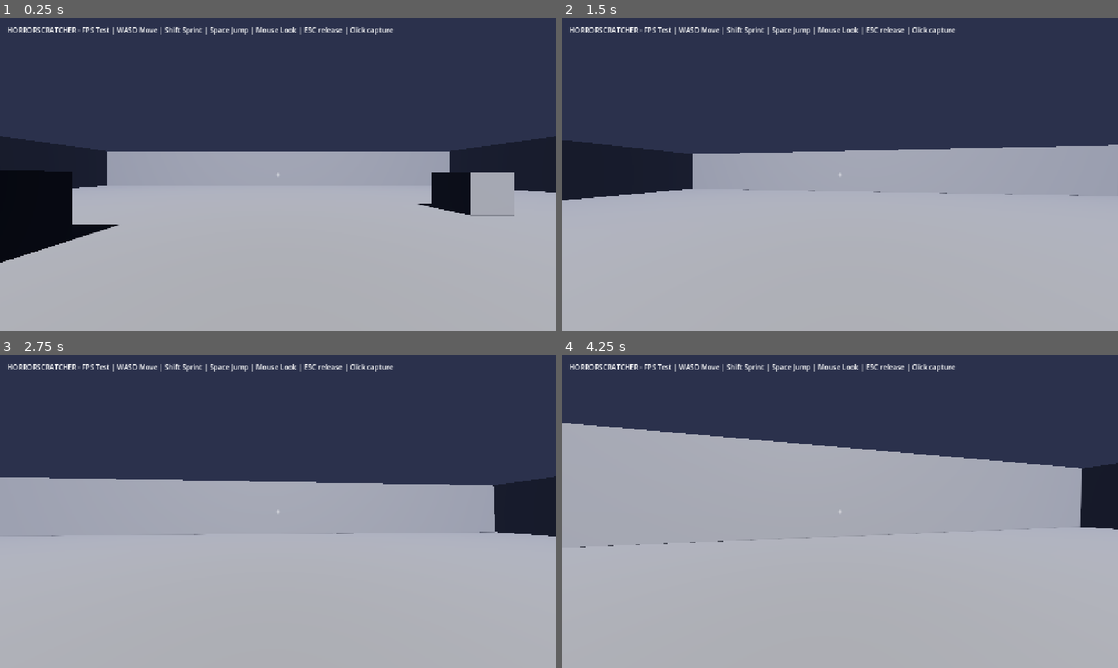
Above: before the commit, frames 1-4 (two rows, left to right).
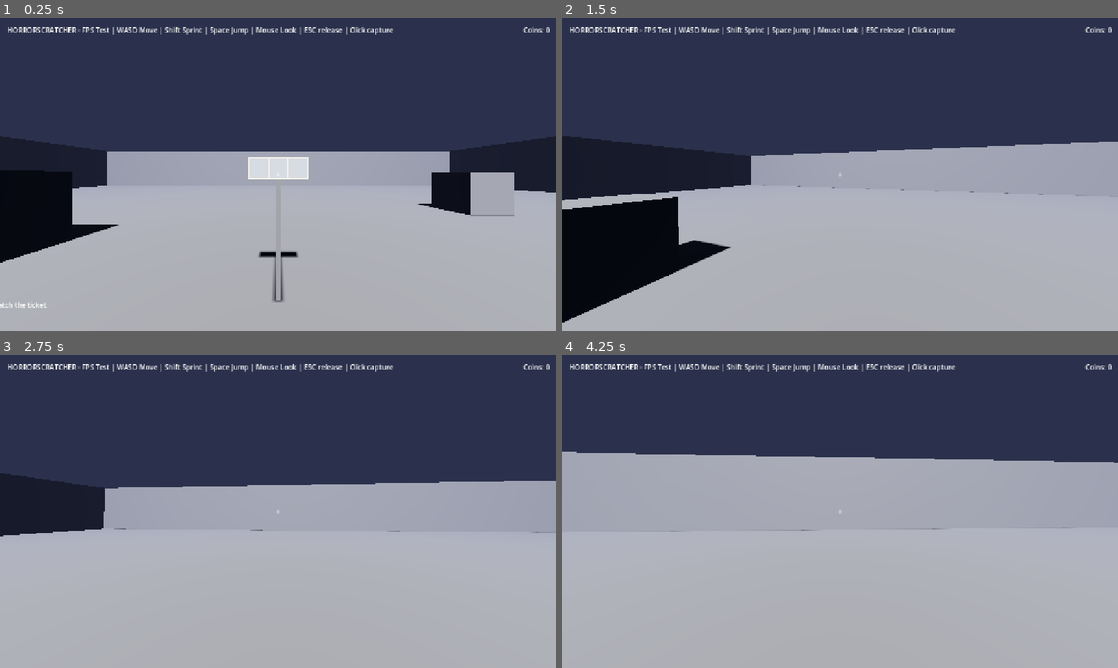
Above: after the commit, the same moments.

Repository: MedianHansen/horrorscratcher
Game: Godot game, scene res://scenes/main.tscn
The game is run twice, just before and just after one commit, with the same random seed, the same clock (stepped at 60 frames per second) and the same inputs.
Inputs (mouse positions are in pixels of both pictures, inside the frame that each line leads up to):
- Up to frame 1 (0.25 s): no input
- Up to frame 2 (1.5 s): tap E (interact, bound only after the commit) at 0.5, 0.6 s; move the mouse to (867, 174) at 0.52 s; hold Up (move_forward) from 0.53 s (still down); click (867, 174) at 0.67 s; tap Space (jump) at 0.77 s; move the mouse to (812, 174) at 1.27 s; tap Shift (sprint) at 1.35 s; click (812, 174) at 1.42 s
- Up to frame 3 (2.75 s): keep holding Up (move_forward); tap Space (jump) at 1.52 s; tap E (interact, bound only after the commit) at 1.55, 2.1 s; move the mouse to (289, 505) at 2.02 s; click (289, 505) at 2.17 s
- Up to frame 4 (4.25 s): keep holding Up (move_forward); move the mouse to (834, 517) at 2.77 s; tap E (interact, bound only after the commit) at 2.85, 3.8 s; click (834, 517) at 2.92 s; tap Space (jump) at 3.02, 3.77 s; move the mouse to (878, 514) at 3.52 s; hold Shift (sprint) from 3.53 s (still down); click (878, 514) at 3.67 s; tap Escape at 4.15 s

The runs differ from the first frame. In frame 1, 1.2% of the frame differs, in the area x 0-99%, y 2-93%; in frame 2, 8.8%, in the area x 0-100%, y 2-98%; in frame 3, 6.3%; in frame 4, 5.3%.

Commit message:
Add in-world scratch-off ticket with per-cell foil health
- ScratchTicket node: 3 panels on a SubViewport quad in the 3D world
- Scratch via mouse ray, per-cell health worn down by distance-travelled damage
- E to focus/scratch, ESC/E to exit; player input locks while focused
- Player scratch_damage, coins stat and HUD (coins + interact prompt)
- Prizes: coins or nothing, revealed at 85% cleared

Diff:
--- a/project.godot
+++ b/project.godot
@@ -65,6 +65,11 @@
 "events": [Object(InputEventKey,"resource_local_to_scene":false,"resource_name":"","device":0,"window_id":0,"alt_presse …(194 unchanged characters)…
 ]
 }
+interact={
+"deadzone": 0.5,
+"events": [Object(InputEventKey,"resource_local_to_scene":false,"resource_name":"","device":0,"window_id":0,"alt_pressed":false,"shift_pressed":false,"ctrl_pressed":false,"meta_pressed":false,"pressed":false,"keycode":0,"physical_keycode":69,"key_label":0,"unicode":101,"location":0,"echo":false,"script":null)
+]
+}
 ui_cancel={
 "deadzone": 0.5,
 "events": [Object(InputEventKey,"resource_local_to_scene":false,"resource_name":"","device":0,"window_id":0,"alt_presse …(194 unchanged characters)…
--- a/scenes/main.tscn
+++ b/scenes/main.tscn
@@ -1,7 +1,8 @@
-[gd_scene load_steps=8 format=3 uid="uid://c6k8p2q1x9r4a"]
+[gd_scene load_steps=10 format=3 uid="uid://c6k8p2q1x9r4a"]
 
 [ext_resource type="Script" path="res://scripts/player.gd" id="1_player"]
 [ext_resource type="Environment" path="res://default_env.tres" id="2_env"]
+[ext_resource type="PackedScene" uid="uid://c1s2t3k4t5c6k7t" path="res://scenes/scratch_ticket.tscn" id="6_ticket"]
 
 [sub_resource type="BoxMesh" id="1_floor_mesh"]
 size = Vector3(60, 1, 60)
@@ -24,6 +25,9 @@
 
 [sub_resource type="BoxShape3D" id="5_box_shape"]
 size = Vector3(2, 2, 2)
+
+[sub_resource type="BoxMesh" id="6_post_mesh"]
+size = Vector3(0.08, 2.0, 0.08)
 
 [node name="Main" type="Node3D"]
 
@@ -107,6 +111,16 @@
 [node name="CollisionShape3D" type="CollisionShape3D" parent="Obstacle3"]
 shape = SubResource("5_box_shape")
 
+[node name="TicketStand" type="Node3D" parent="."]
+transform = Transform3D(1, 0, 0, 0, 1, 0, 0, 0, 1, 0, 0, -2.6)
+
+[node name="Post" type="MeshInstance3D" parent="TicketStand"]
+transform = Transform3D(1, 0, 0, 0, 1, 0, 0, 0, 1, 0, 1.0, -0.02)
+mesh = SubResource("6_post_mesh")
+
+[node name="ScratchTicket" parent="TicketStand" instance=ExtResource("6_ticket")]
+transform = Transform3D(1, 0, 0, 0, 1, 0, 0, 0, 1, 0, 2.0, 0.03)
+
 [node name="Player" type="CharacterBody3D" parent="."]
 transform = Transform3D(1, 0, 0, 0, 1, 0, 0, 0, 1, 0, 1.5, 0)
 script = ExtResource("1_player")
@@ -128,6 +142,29 @@
 offset_bottom = 64.0
 text = "HORRORSCRATCHER - FPS Test | WASD Move | Shift Sprint | Space Jump | Mouse Look | ESC release | Click capture"
 horizontal_alignment = 0
+mouse_filter = 2
+
+[node name="Coins" type="Label" parent="UI"]
+anchors_preset = 1
+anchor_left = 1.0
+anchor_right = 1.0
+offset_left = -220.0
+offset_top = 16.0
+offset_right = -16.0
+offset_bottom = 48.0
+text = "Coins: 0"
+horizontal_alignment = 2
+mouse_filter = 2
+
+[node name="Prompt" type="Label" parent="UI"]
+anchor_top = 1.0
+anchor_bottom = 1.0
+offset_left = -320.0
+offset_top = -72.0
+offset_right = 320.0
+offset_bottom = -36.0
+horizontal_alignment = 1
+mouse_filter = 2
 
 [node name="Crosshair" type="Label" parent="UI"]
 anchors_preset = 4
@@ -141,3 +178,4 @@
 offset_bottom = 12.0
 text = "+"
 horizontal_alignment = 1
+mouse_filter = 2
--- /dev/null
+++ b/scenes/scratch_ticket.tscn
@@ -0,0 +1,27 @@
+[gd_scene load_steps=4 format=3 uid="uid://c1s2t3k4t5c6k7t"]
+
+[ext_resource type="Script" path="res://scripts/scratch_ticket.gd" id="1_scratch"]
+
+[sub_resource type="QuadMesh" id="QuadMesh_ticket"]
+size = Vector2(0.9, 0.34)
+
+[sub_resource type="BoxShape3D" id="BoxShape_ticket"]
+size = Vector3(0.9, 0.34, 0.02)
+
+[node name="ScratchTicket" type="Node3D"]
+script = ExtResource("1_scratch")
+
+[node name="Mesh" type="MeshInstance3D" parent="."]
+mesh = SubResource("QuadMesh_ticket")
+
+[node name="Body" type="StaticBody3D" parent="."]
+
+[node name="CollisionShape3D" type="CollisionShape3D" parent="Body"]
+shape = SubResource("BoxShape_ticket")
+
+[node name="SubViewport" type="SubViewport" parent="."]
+size = Vector2i(900, 320)
+disable_3d = true
+transparent_bg = false
+render_target_update_mode = 4
+handle_input_locally = false
--- a/scripts/player.gd
+++ b/scripts/player.gd
@@ -8,20 +8,49 @@
 @export var sprint_speed: float = 7.0
 @export var jump_velocity: float = 4.5
 @export var gravity: float = 9.8
+@export var scratch_damage: float = 2.0
 
 var yaw: float = 0.0
 var pitch: float = 0.0
+var coins: int = 0
+var input_locked: bool = false
 const PITCH_LIMIT := deg_to_rad(88)
 
 @onready var cam: Camera3D = $Camera3D
+var _coins_label: Label
+var _prompt_label: Label
 
 func _ready() -> void:
+	add_to_group("player")
 	Input.set_mouse_mode(Input.MOUSE_MODE_CAPTURED)
 	# start looking slightly down the corridor
 	yaw = rotation.y
 	pitch = cam.rotation.x
+	_coins_label = get_node_or_null("../UI/Coins")
+	_prompt_label = get_node_or_null("../UI/Prompt")
+	_update_coins_label()
+
+func set_input_locked(value: bool) -> void:
+	input_locked = value
+	if value:
+		velocity = Vector3.ZERO
+		show_prompt("")
+
+func show_prompt(text: String) -> void:
+	if _prompt_label:
+		_prompt_label.text = text
+
+func add_coins(amount: int) -> void:
+	coins += amount
+	_update_coins_label()
+
+func _update_coins_label() -> void:
+	if _coins_label:
+		_coins_label.text = "Coins: %d" % coins
 
 func _unhandled_input(event: InputEvent) -> void:
+	if input_locked:
+		return
 	if event is InputEventMouseMotion and Input.get_mouse_mode() == Input.MOUSE_MODE_CAPTURED:
 		yaw -= event.relative.x * mouse_sensitivity
 		pitch -= event.relative.y * mouse_sensitivity
@@ -41,6 +70,14 @@
 			Input.set_mouse_mode(Input.MOUSE_MODE_CAPTURED)
 
 func _physics_process(delta: float) -> void:
+	if input_locked:
+		if not is_on_floor():
+			velocity.y -= gravity * delta
+		velocity.x = 0.0
+		velocity.z = 0.0
+		move_and_slide()
+		return
+
 	# gravity
 	if not is_on_floor():
 		velocity.y -= gravity * delta
--- /dev/null
+++ b/scripts/scratch_ticket.gd
@@ -0,0 +1,375 @@
+extends Node3D
+
+signal panel_revealed(index: int, prize: Dictionary)
+
+@export_range(1.0, 1000.0, 1.0) var scratch_hardness: float = 50.0
+@export_range(0.5, 32.0, 0.5) var brush_radius_cells: float = 7.0
+@export_range(0.1, 1.0, 0.01) var reveal_threshold: float = 0.85
+@export var interact_range: float = 3.5
+@export var focus_distance: float = 0.65
+@export_range(0.0, 1.0, 0.01) var coin_chance: float = 0.5
+@export_range(0.1, 1.0, 0.05) var grid_scale: float = 0.5
+
+const VIEWPORT_SIZE := Vector2i(900, 320)
+const PANEL_COUNT := 3
+const MARGIN := 18.0
+const GAP := 18.0
+const FOIL_COLOR := Color(0.74, 0.76, 0.80)
+const COIN_AMOUNTS := [5, 10, 15, 25]
+
+var _focused := false
+var _scratching := false
+var _interact_cooldown := 0.0
+var _last_hit := Vector2(-1.0, -1.0)
+var _last_panel := -1
+
+var _ticket_size := Vector2(0.9, 0.34)
+var _panels: Array = []
+var _prize_labels: Array = []
+
+var _cam: Camera3D
+var _saved_cam := Transform3D()
+var _player: Node
+
+@onready var _mesh: MeshInstance3D = $Mesh
+@onready var _body: StaticBody3D = $Body
+@onready var _sub: SubViewport = $SubViewport
+
+
+func _ready() -> void:
+	randomize()
+	var quad := _mesh.mesh as QuadMesh
+	if quad:
+		_ticket_size = quad.size
+	_sub.size = VIEWPORT_SIZE
+	_build_viewport_ui()
+	_setup_material()
+	_roll_prizes()
+	_player = get_tree().get_first_node_in_group("player")
+
+
+func _setup_material() -> void:
+	var mat := StandardMaterial3D.new()
+	mat.shading_mode = BaseMaterial3D.SHADING_MODE_UNSHADED
+	mat.albedo_texture = _sub.get_texture()
+	mat.texture_filter = BaseMaterial3D.TEXTURE_FILTER_LINEAR
+	_mesh.material_override = mat
+
+
+func _build_viewport_ui() -> void:
+	var root := Control.new()
+	root.mouse_filter = Control.MOUSE_FILTER_IGNORE
+	root.set_anchors_preset(Control.PRESET_FULL_RECT)
+	_sub.add_child(root)
+
+	var paper := ColorRect.new()
+	paper.color = Color(0.93, 0.91, 0.84)
+	paper.size = Vector2(VIEWPORT_SIZE)
+	paper.mouse_filter = Control.MOUSE_FILTER_IGNORE
+	root.add_child(paper)
+
+	var panel_w := (float(VIEWPORT_SIZE.x) - MARGIN * 2.0 - GAP * float(PANEL_COUNT - 1)) / float(PANEL_COUNT)
+	var panel_h := float(VIEWPORT_SIZE.y) - MARGIN * 2.0
+
+	for i in range(PANEL_COUNT):
+		var rect := Rect2(Vector2(MARGIN + float(i) * (panel_w + GAP), MARGIN), Vector2(panel_w, panel_h))
+
+		var bg := ColorRect.new()
+		bg.color = Color(0.99, 0.98, 0.95)
+		bg.position = rect.position
+		bg.size = rect.size
+		bg.mouse_filter = Control.MOUSE_FILTER_IGNORE
+		root.add_child(bg)
+
+		var label := Label.new()
+		label.position = rect.position
+		label.size = rect.size
+		label.horizontal_alignment = HORIZONTAL_ALIGNMENT_CENTER
+		label.vertical_alignment = VERTICAL_ALIGNMENT_CENTER
+		label.autowrap_mode = TextServer.AUTOWRAP_WORD_SMART
+		label.add_theme_font_size_override("font_size", 44)
+		label.mouse_filter = Control.MOUSE_FILTER_IGNORE
+		root.add_child(label)
+		_prize_labels.append(label)
+
+		var grid_w := maxi(1, int(rect.size.x * grid_scale))
+		var grid_h := maxi(1, int(rect.size.y * grid_scale))
+		var img := _make_foil_image(grid_w, grid_h)
+		var tex := ImageTexture.create_from_image(img)
+		var foil := TextureRect.new()
+		foil.texture = tex
+		foil.position = rect.position
+		foil.size = rect.size
+		foil.expand_mode = TextureRect.EXPAND_IGNORE_SIZE
+		foil.stretch_mode = TextureRect.STRETCH_SCALE
+		foil.texture_filter = CanvasItem.TEXTURE_FILTER_LINEAR
+		foil.mouse_filter = Control.MOUSE_FILTER_IGNORE
+		root.add_child(foil)
+
+		var health := PackedFloat32Array()
+		health.resize(grid_w * grid_h)
+		health.fill(scratch_hardness)
+
+		_panels.append({
+			"rect": rect,
+			"grid_w": grid_w,
+			"grid_h": grid_h,
+			"health": health,
+			"image": img,
+			"texture": tex,
+			"cleared": 0,
+			"revealed": false,
+			"dirty": false,
+			"dirty_indices": PackedInt32Array(),
+			"prize": {},
+		})
+
+
+func _make_foil_image(grid_w: int, grid_h: int) -> Image:
+	var img := Image.create_empty(grid_w, grid_h, false, Image.FORMAT_RGBA8)
+	img.fill(Color(FOIL_COLOR.r, FOIL_COLOR.g, FOIL_COLOR.b, 1.0))
+	return img
+
+
+func _roll_prizes() -> void:
+	for i in range(_panels.size()):
+		var prize: Dictionary
+		if randf() < coin_chance:
+			prize = {"type": "coins", "amount": COIN_AMOUNTS[randi() % COIN_AMOUNTS.size()]}
+		else:
+			prize = {"type": "nothing", "amount": 0}
+		_panels[i]["prize"] = prize
+
+
+func _process(delta: float) -> void:
+	if _interact_cooldown > 0.0:
+		_interact_cooldown -= delta
+
+	_flush_dirty()
+
+	if _focused:
+		return
+
+	if _player == null:
+		_player = get_tree().get_first_node_in_group("player")
+
+	var looking := _is_looking_at_ticket()
+	var prompt := "Press E to scratch the ticket" if looking else ""
+	if _player and _player.has_method("show_prompt"):
+		_player.show_prompt(prompt)
+	if looking and _interact_cooldown <= 0.0 and Input.is_action_just_pressed("interact"):
+		_enter_focus()
+
+
+func _flush_dirty() -> void:
+	for i in range(_panels.size()):
+		var p: Dictionary = _panels[i]
+		if not p["dirty"]:
+			continue
+		var img: Image = p["image"]
+		var health: PackedFloat32Array = p["health"]
+		var grid_w: int = p["grid_w"]
+		for idx in p["dirty_indices"]:
+			var a := clampf(health[idx] / scratch_hardness, 0.0, 1.0)
+			img.set_pixel(idx % grid_w, idx / grid_w, Color(FOIL_COLOR.r, FOIL_COLOR.g, FOIL_COLOR.b, a))
+		p["texture"].update(img)
+		p["dirty"] = false
+		p["dirty_indices"] = PackedInt32Array()
+
+
+func _is_looking_at_ticket() -> bool:
+	var cam := get_viewport().get_camera_3d()
+	if cam == null:
+		return false
+	var space := get_world_3d().direct_space_state
+	var from := cam.global_position
+	var to := from - cam.global_transform.basis.z * interact_range
+	var query := PhysicsRayQueryParameters3D.create(from, to)
+	if _player is CollisionObject3D:
+		query.exclude = [(_player as CollisionObject3D).get_rid()]
+	var hit := space.intersect_ray(query)
+	return hit.has("collider") and hit["collider"] == _body
+
+
+func _enter_focus() -> void:
+	if _focused:
+		return
+	_cam = get_viewport().get_camera_3d()
+	if _cam == null:
+		return
+	_focused = true
+	_saved_cam = _cam.global_transform
+	var normal := global_transform.basis.z.normalized()
+	var cam_pos := global_position + normal * focus_distance
+	var target := Transform3D(Basis(), cam_pos)
+	target = target.looking_at(global_position, Vector3.UP)
+	_cam.global_transform = target
+	Input.set_mouse_mode(Input.MOUSE_MODE_VISIBLE)
+	if _player and _player.has_method("set_input_locked"):
+		_player.set_input_locked(true)
+	if _player and _player.has_method("show_prompt"):
+		_player.show_prompt("Hold left mouse and scrub - ESC or E to exit")
+
+
+func _exit_focus() -> void:
+	if not _focused:
+		return
+	_focused = false
+	_scratching = false
+	_interact_cooldown = 0.2
+	_last_panel = -1
+	if _cam:
+		_cam.global_transform = _saved_cam
+	Input.set_mouse_mode(Input.MOUSE_MODE_CAPTURED)
+	if _player and _player.has_method("set_input_locked"):
+		_player.set_input_locked(false)
+
+
+func _input(event: InputEvent) -> void:
+	if not _focused:
+		return
+
+	if event is InputEventKey and event.pressed and not event.echo:
+		if event.keycode == KEY_ESCAPE or event.keycode == KEY_E:
+			_exit_focus()
+			get_viewport().set_input_as_handled()
+			return
+
+	if event is InputEventMouseButton and event.button_index == MOUSE_BUTTON_LEFT:
+		_scratching = event.pressed
+		_last_hit = Vector2(-1.0, -1.0)
+		_last_panel = -1
+		get_viewport().set_input_as_handled()
+	elif event is InputEventMouseMotion and _scratching:
+		_scratch_at(event.position)
+		get_viewport().set_input_as_handled()
+
+
+func _scratch_at(screen_pos: Vector2) -> void:
+	var cam := get_viewport().get_camera_3d()
+	if cam == null:
+		return
+	var origin := cam.project_ray_origin(screen_pos)
+	var dir := cam.project_ray_normal(screen_pos)
+	var plane := Plane(global_transform.basis.z.normalized(), global_position)
+	var hit = plane.intersects_ray(origin, dir)
+	if hit == null:
+		_last_panel = -1
+		_last_hit = Vector2(-1.0, -1.0)
+		return
+
+	var local: Vector3 = to_local(hit)
+	var uv := Vector2(
+		(local.x + _ticket_size.x * 0.5) / _ticket_size.x,
+		1.0 - (local.y + _ticket_size.y * 0.5) / _ticket_size.y
+	)
+	if uv.x < 0.0 or uv.x > 1.0 or uv.y < 0.0 or uv.y > 1.0:
+		return
+
+	var px := uv.x * float(VIEWPORT_SIZE.x)
+	var py := uv.y * float(VIEWPORT_SIZE.y)
+
+	for i in range(_panels.size()):
+		var p: Dictionary = _panels[i]
+		var rect: Rect2 = p["rect"]
+		if not rect.has_point(Vector2(px, py)):
+			continue
+		var grid_w: int = p["grid_w"]
+		var grid_h: int = p["grid_h"]
+		var cx := clampi(int((px - rect.position.x) / rect.size.x * float(grid_w)), 0, grid_w - 1)
+		var cy := clampi(int((py - rect.position.y) / rect.size.y * float(grid_h)), 0, grid_h - 1)
+		var cur := Vector2(cx, cy)
+		if _last_panel != i or _last_hit.x < 0.0:
+			_last_panel = i
+			_last_hit = cur
+			return
+		var distance := (_last_hit - cur).length()
+		_last_hit = cur
+		if distance <= 0.0 or distance > 64.0:
+			return
+		_apply_scratch(i, cx, cy, distance)
+		return
+
+	_last_panel = -1
+	_last_hit = Vector2(-1.0, -1.0)
+
+
+func _apply_scratch(panel_index: int, cx: int, cy: int, distance: float) -> void:
+	var p: Dictionary = _panels[panel_index]
+	if p["revealed"]:
+		return
+	var grid_w: int = p["grid_w"]
+	var grid_h: int = p["grid_h"]
+	var health: PackedFloat32Array = p["health"]
+	var damage := distance * _player_damage()
+	var radius := int(ceil(brush_radius_cells))
+	var radius_sq := brush_radius_cells * brush_radius_cells
+	var changed := false
+	var newly_cleared := 0
+	var dirty: PackedInt32Array = p["dirty_indices"]
+
+	for oy in range(-radius, radius + 1):
+		for ox in range(-radius, radius + 1):
+			var d_sq := float(ox * ox + oy * oy)
+			if d_sq > radius_sq:
+				continue
+			var x := cx + ox
+			var y := cy + oy
+			if x < 0 or y < 0 or x >= grid_w or y >= grid_h:
+				continue
+			var idx := y * grid_w + x
+			var h := health[idx]
+			if h <= 0.0:
+				continue
+			var falloff := 1.0 - sqrt(d_sq) / brush_radius_cells
+			var nh := maxf(0.0, h - damage * falloff)
+			if nh != h:
+				health[idx] = nh
+				changed = true
+				dirty.append(idx)
+				if nh <= 0.0:
+					newly_cleared += 1
+
+	if not changed:
+		return
+
+	p["health"] = health
+	p["cleared"] = int(p["cleared"]) + newly_cleared
+	p["dirty_indices"] = dirty
+	p["dirty"] = true
+
+	var total := grid_w * grid_h
+	if float(p["cleared"]) / float(total) >= reveal_threshold:
+		_reveal_panel(panel_index)
+
+
+func _player_damage() -> float:
+	if _player and "scratch_damage" in _player:
+		return float(_player.scratch_damage)
+	return 1.0
+
+
+func _reveal_panel(panel_index: int) -> void:
+	var p: Dictionary = _panels[panel_index]
+	if p["revealed"]:
+		return
+	p["revealed"] = true
+
+	var img: Image = p["image"]
+	img.fill(Color(FOIL_COLOR.r, FOIL_COLOR.g, FOIL_COLOR.b, 0.0))
+	p["texture"].update(img)
+	p["dirty"] = false
+	p["dirty_indices"] = PackedInt32Array()
+
+	var prize: Dictionary = p["prize"]
+	var label: Label = _prize_labels[panel_index]
+	if prize["type"] == "coins":
+		label.text = "+%d\nCOINS" % int(prize["amount"])
+		label.add_theme_color_override("font_color", Color(0.10, 0.45, 0.12))
+		if _player and _player.has_method("add_coins"):
+			_player.add_coins(int(prize["amount"]))
+	else:
+		label.text = "NOTHING"
+		label.add_theme_color_override("font_color", Color(0.45, 0.45, 0.45))
+
+	panel_revealed.emit(panel_index, prize)
Not shown, added: scripts/scratch_ticket.gd.uid
